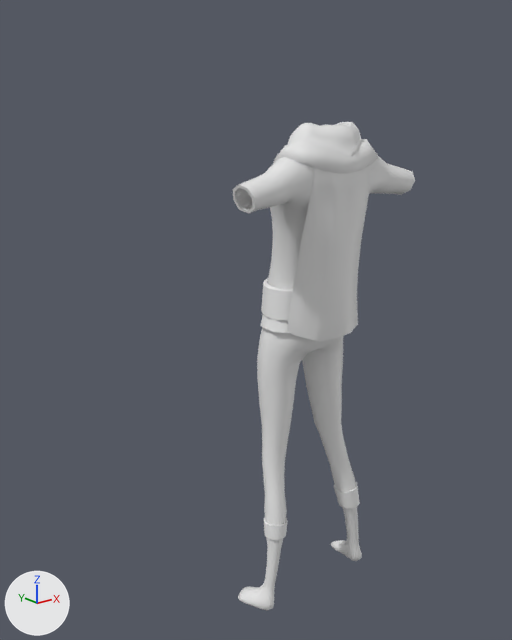
What one commit did to the FBX model Victor/PlaceholderCharacter/Exports/anim_Torch_RdyUp.fbx.
Before and after are seen from a camera (50 mm lens) standing at (-1.74, -1.89, 1.93) and looking at (-0.15, 0.11, 1.13). Lighting does not change. The marker at lower left points along +X, +Y and +Z. Materials are left out; every surface is plain grey. Vertices at the same position are counted once.

The first picture shows 'clothing.001'.
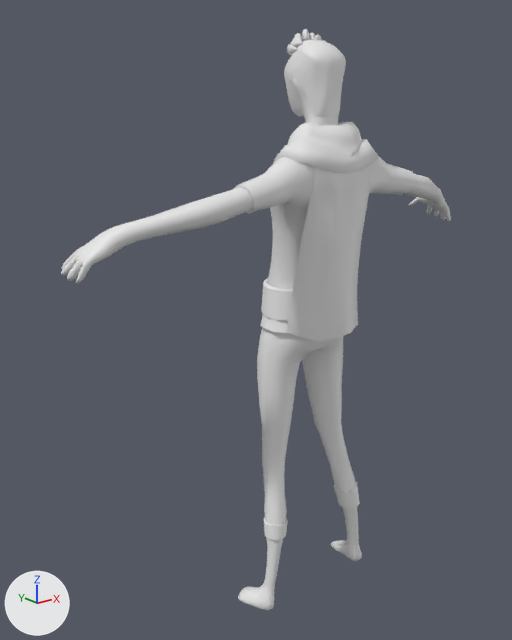
Edits to the bpy script that builds the scene:
```text
Change me_low_body_001:
    used by ob_clothing_001; location = (0.0, 0.0, 0.0)
    remove me_low_body_001.from_pydata(...)  # 1332 vertices, 1201 faces; spans x -0.4..0.4, y -0.22..0.15, z 0.0..1.85
    add me_low_body_001.from_pydata(...)  # 5436 vertices, 5298 faces; spans x -0.9..0.9, y -0.22..0.15, z 0.0..2.15
    me_low_body_001 part 1: a new loose piece of 1175 vertices spanning x -0.09..0.09, y -0.13..0.05, z 1.87..2.12
    me_low_body_001 part 2: a new loose piece of 336 vertices spanning x -0.04..0.07, y -0.03..0.06, z 2.07..2.15
    me_low_body_001 part 3: a new loose piece of 308 vertices spanning x -0.07..0.02, y -0.03..0.07, z 2.07..2.1
    me_low_body_001 part 4: a new loose piece of 280 vertices spanning x -0.06..0.04, y -0.03..0.07, z 2.07..2.13
    me_low_body_001 part 5: 4 vertices moved within x -0.25..0.25, y -0.17..-0.09, z 1.66..1.8; 921 vertices added at x -0.9..0.9, y -0.17..0.15, z 1.41..2.1
```

Where the change shows, as pixel boxes [x1, y1, x2, y2] in the pictures (512 x 640 px):
'clothing.001', reshaped (114% wider, 19% taller): before [233, 122, 415, 611]; after [61, 29, 451, 611]
part 1 of me_low_body_001, added: after [287, 40, 346, 116]
part 2 of me_low_body_001, added: after [302, 29, 310, 41]
part 3 of me_low_body_001, added: after [287, 44, 298, 55]
part 4 of me_low_body_001, added: after [290, 37, 302, 48]
part 5 of me_low_body_001, built on: before [269, 122, 399, 200]; after [61, 56, 451, 283]
